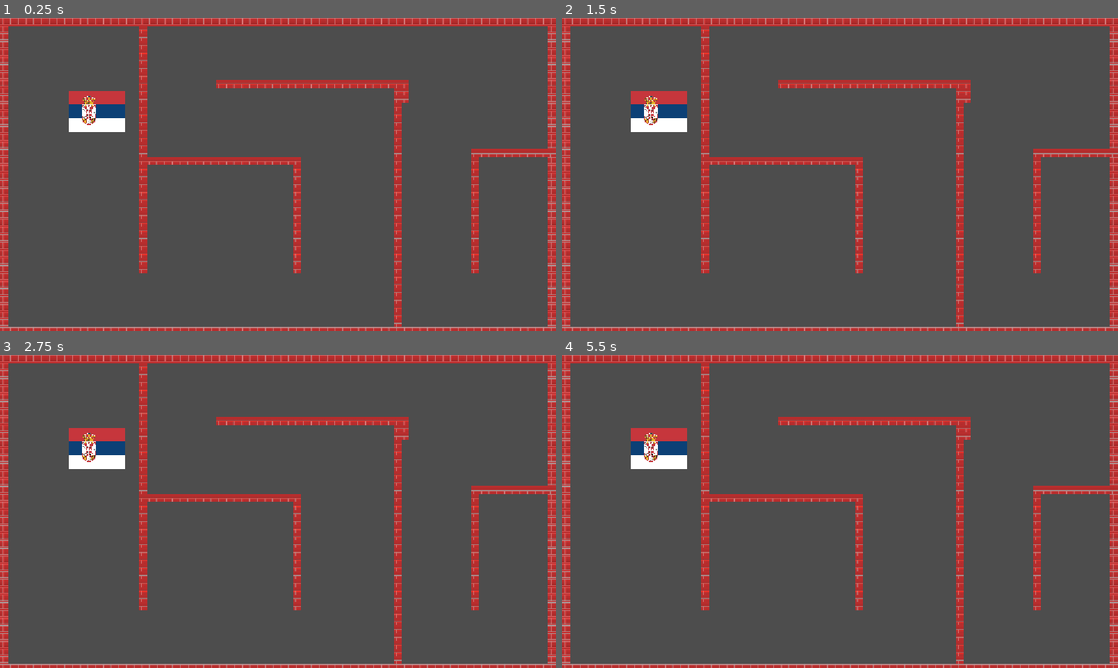
Above: before the commit, frames 1-4 (two rows, left to right).
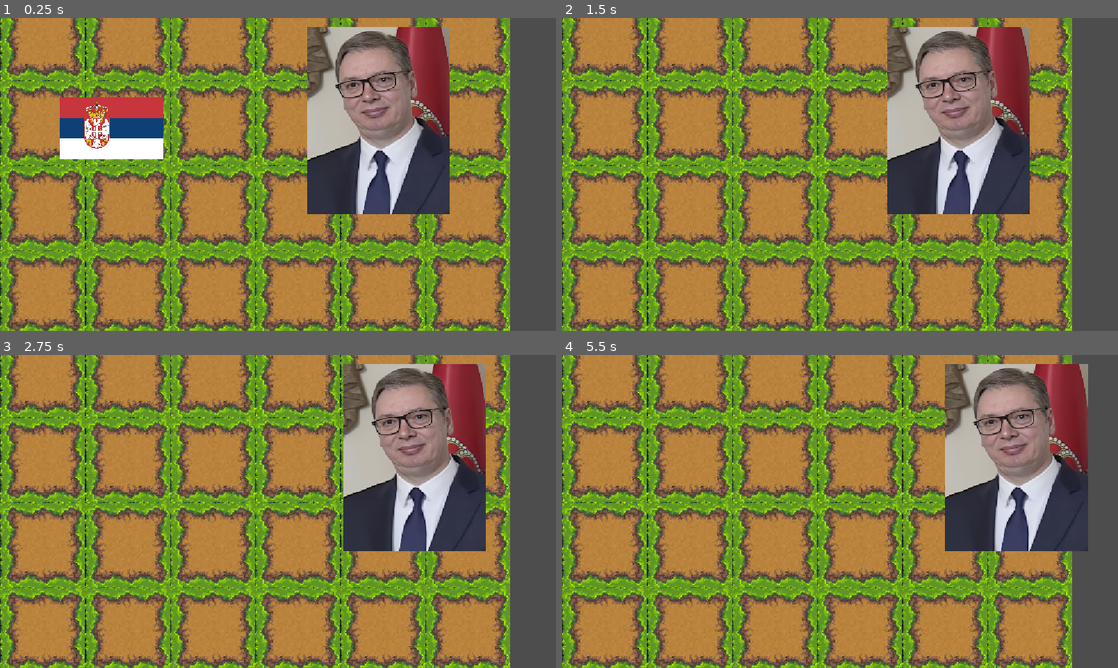
Above: after the commit, the same moments.

Repository: vladydad/Invasion_godot
Game: Godot game, scene res://NPC.tscn
Same seed, same stepped clock (60 frames per second), same inputs: the game is played once before the commit and once after it. Before the commit the project starts from res://Test-level.tscn.
Inputs:
- Up to frame 1 (0.25 s): no input
- Up to frame 2 (1.5 s): tap Enter (ui_accept) at 0.5, 0.6, 0.77, 1.07, 1.35 s; hold Right (ui_right) from 0.53 s (still down)
- Up to frame 3 (2.75 s): tap Enter (ui_accept) at 1.52, 1.82, 2.1 s; release Right (ui_right) at 2.03 s; hold Left (ui_left) from 2.03 s (still down)
- Up to frame 4 (5.5 s): release Left (ui_left) at 2.78 s; hold Right (ui_right) 2.78-4.28 s; tap Enter (ui_accept) at 2.85, 3.02, 3.32, 3.6, 3.77, 4.07, 4.35, 4.52, 4.82, 5.1 s; hold Left (ui_left) 4.28-5.03 s; hold Right (ui_right) from 5.03 s (still down)

The runs differ from the first frame. In frame 1, 89% of the frame differs, in the area x 0-100%, y 0-100%; in frame 2, 89%; in frame 3, 89%; in frame 4, 90%.

Commit message:
aaaa

Diff:
--- a/invasion/NPC.tscn
+++ b/invasion/NPC.tscn
@@ -2,7 +2,9 @@
 
 [ext_resource type="Texture2D" uid="uid://dvu1ul5a1xdpp" path="res://Flag_of_Serbia.svg" id="1_ll5ud"]
 [ext_resource type="Texture2D" uid="uid://b4wb86fk5ps7w" path="res://images (1).jpg" id="1_twre2"]
-[ext_resource type="Script" uid="uid://cycqonlxmetov" path="res://NPC_bevegelse.gd" id="1_u1jv5"]
+[ext_resource type="Script" uid="uid://cycqonlxmetov" path="res://scene_npc_.gd" id="1_u1jv5"]
+[ext_resource type="Script" uid="uid://b713226qq8156" path="res://NPCCCC.gd" id="4_tciug"]
+[ext_resource type="Texture2D" uid="uid://c6v0tw1kxixhs" path="res://Aleksandar_Vučić_in_2023_(cropped).png" id="5_bksm8"]
 
 [sub_resource type="SpriteFrames" id="SpriteFrames_kudnw"]
 animations = [{
@@ -754,6 +756,17 @@
 physics_layer_0/collision_layer = 1
 sources/0 = SubResource("TileSetAtlasSource_ll5ud")
 
+[sub_resource type="SpriteFrames" id="SpriteFrames_bksm8"]
+animations = [{
+"frames": [{
+"duration": 1.0,
+"texture": ExtResource("5_bksm8")
+}],
+"loop": 1,
+"name": &"default",
+"speed": 5.0
+}]
+
 [node name="Node" type="Node" unique_id=1893796967]
 
 [node name="CharacterBody2D" type="CharacterBody2D" parent="." unique_id=981871571]
@@ -776,8 +789,14 @@
 format = 2
 layer_0/tile_data = PackedInt32Array(1966080, 65536, 1, 2031616, 65536, 2, 2097152, 65536, 3, 2162688, 65536, 4, 222822 …(56799 unchanged characters)…
 
-[node name="Area2D" type="Area2D" parent="." unique_id=1251135019]
-
-[node name="Timer" type="Timer" parent="Area2D" unique_id=2093111677]
-
-[node name="AnimatedSprite2D" type="AnimatedSprite2D" parent="Area2D/Timer" unique_id=1446669220]
+[node name="CharacterBody2D2" type="CharacterBody2D" parent="." unique_id=1638299331]
+script = ExtResource("4_tciug")
+
+[node name="AnimatedSprite2D" type="AnimatedSprite2D" parent="CharacterBody2D2" unique_id=828430574]
+position = Vector2(776, 212)
+scale = Vector2(0.48055106, 0.42425907)
+sprite_frames = SubResource("SpriteFrames_bksm8")
+
+[node name="Area2D" type="Area2D" parent="CharacterBody2D2" unique_id=695192417]
+
+[node name="Timer" type="Timer" parent="CharacterBody2D2" unique_id=2051609595]
--- /dev/null
+++ b/invasion/NPCCCC.gd
@@ -0,0 +1,53 @@
+
+extends CharacterBody2D
+
+const SPEED = 30.0
+
+var direction = 1
+var is_roaming = true
+var is_chatting = false
+
+func _ready():
+	randomize()
+	$Timer.wait_time = randf_range(1.0, 3.0)
+	$Timer.start()
+
+	# Останавливаем анимацию
+	$AnimatedSprite2D.stop()
+	$AnimatedSprite2D.frame = 0
+
+func _physics_process(delta):
+
+	if is_roaming and not is_chatting:
+		velocity.x = direction * SPEED
+	else:
+		velocity.x = 0
+
+	velocity.y = 0
+
+	move_and_slide()
+
+	# Разворот картинки
+	$AnimatedSprite2D.flip_h = direction < 0
+
+
+func _on_timer_timeout():
+
+	# Случайное направление
+	direction = [1, -1].pick_random()
+
+	# Следующая смена направления
+	$Timer.wait_time = randf_range(1.0, 3.0)
+	$Timer.start()
+
+
+func _on_area_2d_body_entered(body):
+
+	if body.is_in_group("player"):
+		is_chatting = true
+
+
+func _on_area_2d_body_exited(body):
+
+	if body.is_in_group("player"):
+		is_chatting = false
--- a/invasion/NPC_bevegelse.gd
+++ /dev/null
@@ -1,38 +0,0 @@
-extends CharacterBody2D
-
-var speed = 200
-
-func _physics_process(delta: float) -> void:
-
-	var move_direction = Vector2.ZERO
-
-	if Input.is_action_pressed("ui_right"):
-
-		move_direction.x = 1
-
-	elif Input.is_action_pressed("ui_left"):
-
-		move_direction.x = -1
-
-	if Input.is_action_pressed("ui_down"):
-<<<<<<<< HEAD:invasion/NPC_bevegelse.gd
-
-		move_direction.y = 1
-
-	elif Input.is_action_pressed("ui_up"):
-
-		move_direction.y = -1
-
-	velocity = move_direction * speed
-
-	move_and_slide()
-
-
-========
-		move_direction.y = 1
-	elif Input.is_action_pressed("ui_up"):
-		move_direction.y = -1
-
-	velocity = move_direction * speed
-	move_and_slide()
->>>>>>>> caf5bbcdd052be29f555072d6136c3a1000fdeac:invasion/test_bevegelse.gd
--- a/invasion/project.godot
+++ b/invasion/project.godot
@@ -11,7 +11,7 @@
 [application]
 
 config/name="Invasion"
-run/main_scene="uid://bu2280y8r7cqd"
+run/main_scene="uid://dwtms15a568aa"
 config/features=PackedStringArray("4.7", "Forward Plus")
 
 [display]
--- /dev/null
+++ b/invasion/scene_npc_.gd
@@ -0,0 +1,25 @@
+extends CharacterBody2D
+
+
+const SPEED = 300.0
+const JUMP_VELOCITY = -400.0
+
+
+func _physics_process(delta: float) -> void:
+	# Add the gravity.
+	if not is_on_floor():
+		velocity += get_gravity() * delta
+
+	# Handle jump.
+	if Input.is_action_just_pressed("ui_accept") and is_on_floor():
+		velocity.y = JUMP_VELOCITY
+
+	# Get the input direction and handle the movement/deceleration.
+	# As good practice, you should replace UI actions with custom gameplay actions.
+	var direction := Input.get_axis("ui_left", "ui_right")
+	if direction:
+		velocity.x = direction * SPEED
+	else:
+		velocity.x = move_toward(velocity.x, 0, SPEED)
+
+	move_and_slide()
Not shown, added: invasion/NPCCCC.gd.uid
Renamed: invasion/NPC_bevegelse.gd.uid -> invasion/scene_npc_.gd.uid
